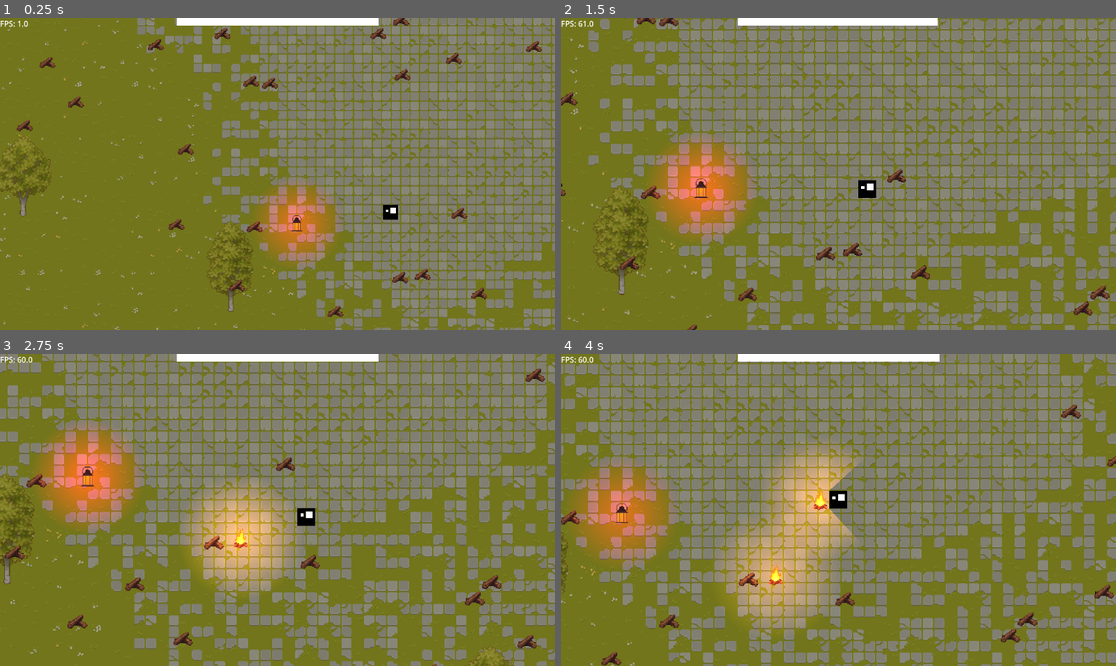
Above: before the commit, frames 1-4 (two rows, left to right).
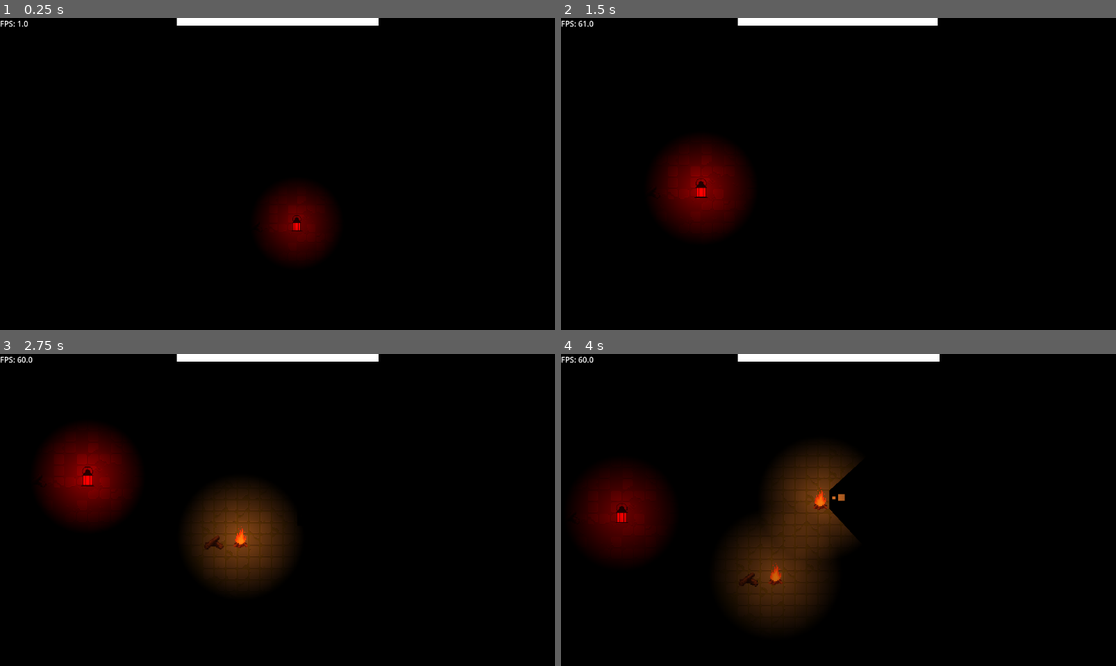
Above: after the commit, the same moments.

Repository: Kunggings/bonfire
Game: Godot game, scene res://scenes/main.tscn
Two runs of this game, one before a commit and one after it. Both use one fixed random seed, a clock stepped at 60 frames per second and the inputs below.
Inputs:
- Up to frame 1 (0.25 s): no input
- Up to frame 2 (1.5 s): hold D (right) 0.53-1.28 s; hold Space (Hold) 0.53-1.28 s; hold S (down) from 1.28 s (still down); tap Space (Hold) at 1.35 s
- Up to frame 3 (2.75 s): release S (down) at 2.03 s; hold D (right) from 2.03 s (still down); hold Space (Hold) from 2.03 s (still down)
- Up to frame 4 (4 s): release D (right) at 2.78 s; release Space (Hold) at 2.78 s; hold W (up) 2.78-3.53 s; tap Space (Hold) at 2.85 s; hold A (left) from 3.53 s (still down); hold Space (Hold) from 3.53 s (still down)

The runs differ from the first frame. In frame 1, 99% of the frame differs, in the area x 0-100%, y 0-100%; in frame 2, 99%; in frame 3, 99%; in frame 4, 99%.

Commit message:
Fog Removed
Fog dumb

Diff:
--- a/scenes/main.tscn
+++ b/scenes/main.tscn
@@ -8,7 +8,6 @@
 [ext_resource type="PackedScene" uid="uid://e7ppxkw4ycct" path="res://scripts/random_spawn_bonfire.tscn" id="7_o6xl0"]
 [ext_resource type="PackedScene" uid="uid://b8i7lnfekranh" path="res://scenes/lamp.tscn" id="8_tipki"]
 [ext_resource type="AudioStream" uid="uid://bkaucgtaxs2bv" path="res://audio/dark_fantasy.mp3" id="9_85g3d"]
-[ext_resource type="Shader" uid="uid://bwb6dfypl75b0" path="res://scenes/fog.gdshader" id="9_choun"]
 
 [sub_resource type="Gradient" id="Gradient_7mycd"]
 colors = PackedColorArray(1, 1, 1, 1, 1, 1, 1, 1)
@@ -17,12 +16,6 @@
 gradient = SubResource("Gradient_7mycd")
 width = 419
 height = 16
-
-[sub_resource type="ShaderMaterial" id="ShaderMaterial_choun"]
-shader = ExtResource("9_choun")
-shader_parameter/smoke_color = Color(0.8, 0.8, 0.8, 1)
-shader_parameter/distortion_speed = 0.2
-shader_parameter/density = 0.25
 
 [node name="Main" type="Node2D"]
 
@@ -51,7 +44,7 @@
 player = NodePath("../../Player")
 
 [node name="Darkness" type="CanvasModulate" parent="."]
-visible = false
+z_index = 99
 color = Color(0, 0, 0, 1)
 
 [node name="Bonfire" parent="." instance=ExtResource("5_choun")]
@@ -70,20 +63,3 @@
 volume_db = -10.0
 autoplay = true
 bus = &"Bonfire"
-
-[node name="Parallax2D" type="Parallax2D" parent="."]
-visible = false
-z_index = 10
-texture_filter = 1
-texture_repeat = 3
-repeat_size = Vector2(800, 648)
-
-[node name="ColorRect" type="ColorRect" parent="Parallax2D"]
-visible = false
-z_index = 10
-material = SubResource("ShaderMaterial_choun")
-anchors_preset = 15
-anchor_right = 1.0
-anchor_bottom = 1.0
-grow_horizontal = 2
-grow_vertical = 2
Not shown: 1 places in scenes/main.tscn that only renumber resources
